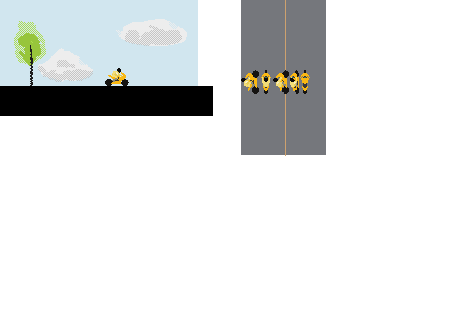
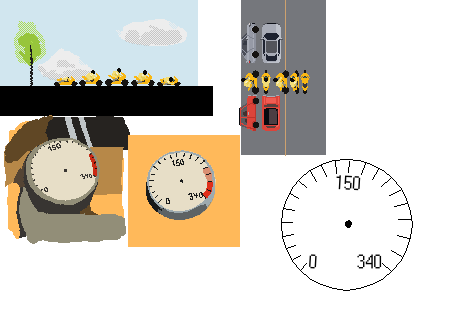
Revision of a layered 473x310 image; what changed, layer by layer:
added group "Group 67" with 35 layers above "Group 66" over left=4, top=23, right=413, bottom=291
added group "Group 52" (1st of 2, in "Group 67") with 6 layers in group "Group 67" over left=262, top=128, right=413, bottom=291
added layer "Paint Layer 54" (1st of 2, in "Group 67" › "Group 52") in group "Group 52" over left=262, top=128, right=413, bottom=291
added layer "Paint Layer 51" (1st of 2, in "Group 67" › "Group 52") in group "Group 52" over left=262, top=128, right=413, bottom=291
added group "Group 48" with 17 layers in group "Group 67" over left=64, top=97, right=263, bottom=247
added layer "Paint Layer 50" in group "Group 48" over left=71, top=120, right=263, bottom=247
added layer "Paint Layer 47" in group "Group 48" over left=64, top=128, right=256, bottom=247
added group "Panel" with 9 layers in group "Group 67" over left=4, top=70, right=192, bottom=247
added layer "Paint Layer 43" in group "Panel" over left=4, top=70, right=189, bottom=247
added layer "Paint Layer 45" in group "Panel" over left=4, top=70, right=189, bottom=194
added group "Group 66" with 35 layers above "Group 68" over left=4, top=23, right=259, bottom=217
added group "Lean left" with 9 layers in group "Group 66" over left=4, top=70, right=156, bottom=217
added group "Lean right" with 8 layers in group "Group 66" over left=67, top=23, right=259, bottom=153
added group "Group 27" (4th of 5, in "Group 66" › "Lean right") with 3 layers in group "Lean right" over left=67, top=23, right=259, bottom=153
added layer "Paint Layer 25" (4th of 5, in "Group 66" › "Lean right" › "Group 27") in group "Group 27" over left=67, top=23, right=259, bottom=153
added group "Group 68" with 80 layers above "Group 13" over left=129, top=23, right=384, bottom=195
moved "Copy of Group 9" into group "Group 68" over left=192, top=23, right=384, bottom=192
…and 79 more changes (71 added, 3 painted, 5 stack)
